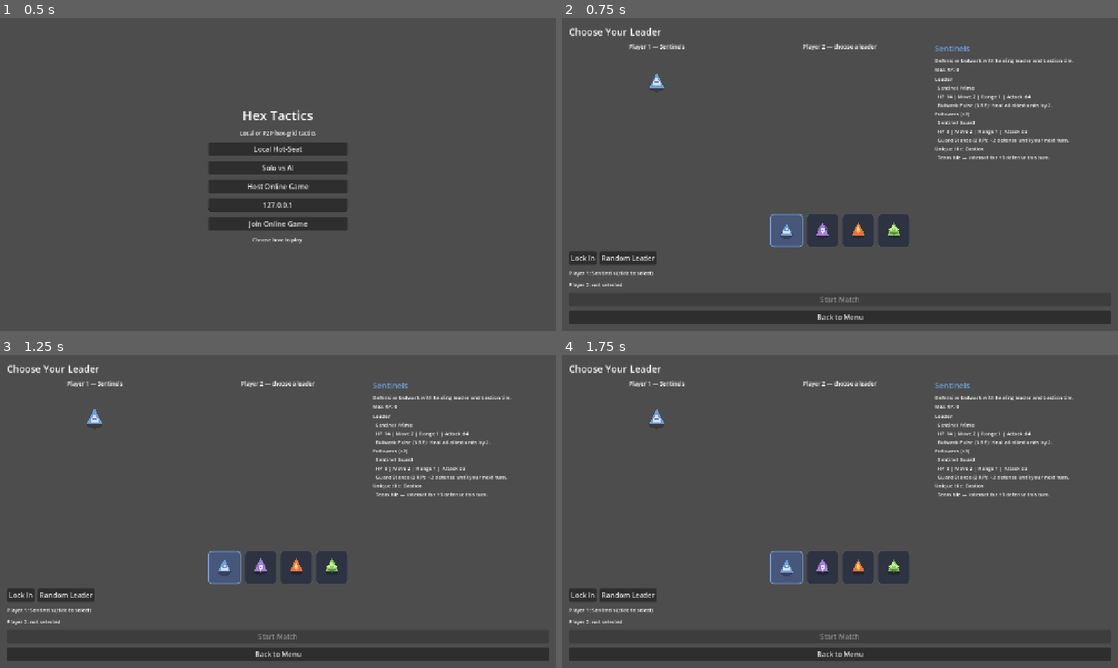
Above: before the commit, frames 1-4 (two rows, left to right).
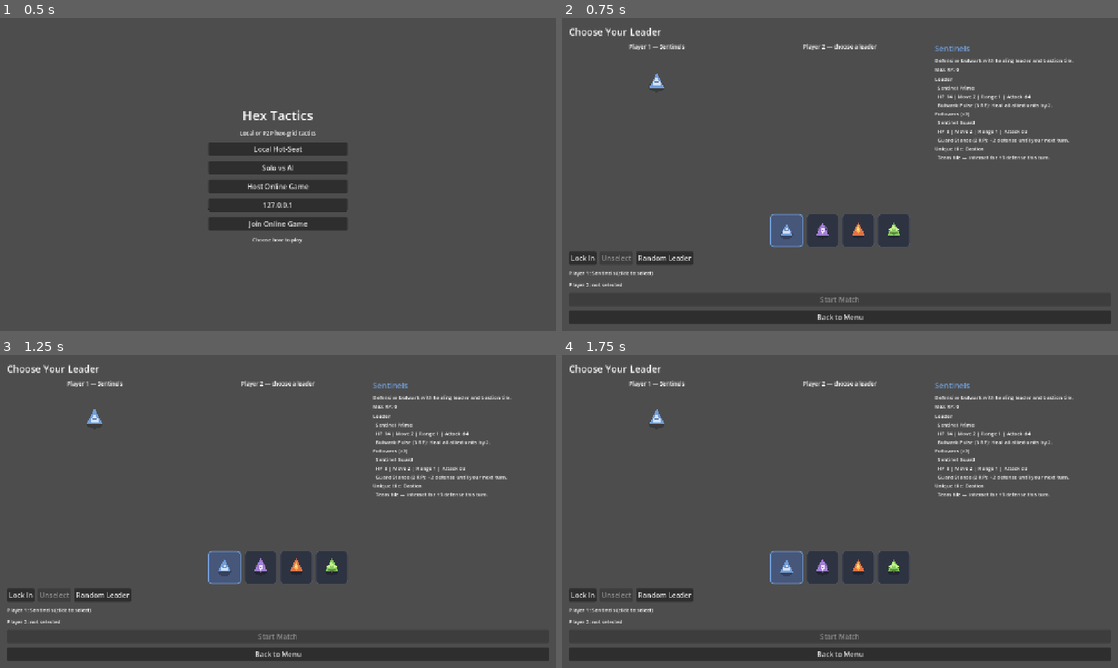
Above: after the commit, the same moments.

Repository: CorcoranQuinn/Hexpedition
Game: Godot game, scene res://scenes/main_menu.tscn
Same seed, same stepped clock (60 frames per second), same inputs: the game is played once before the commit and once after it.
Inputs (mouse positions are in pixels of both pictures, inside the frame that each line leads up to):
- Up to frame 1 (0.5 s): no input
- Up to frame 2 (0.75 s): click "Local Hot-Seat" at 0.5 s
- Up to frame 3 (1.25 s): no input
- Up to frame 4 (1.75 s): click (784, 567) at 1.27 s

Frame 1 is identical in both runs. In frame 2, 0.4% of the frame differs, in the area x 7-24%, y 74-79%; in frame 3, 0.4%; in frame 4, 0.4%.

Commit message:
Keep character select buttons visible and disable when unavailable.
Unselect and Start Match stay on screen from the start; greyed out until the player can use them.

Co-authored-by: Cursor <cursoragent@cursor.com>

Diff:
--- a/scenes/character_select.tscn
+++ b/scenes/character_select.tscn
@@ -129,7 +129,7 @@
 [node name="UnlockButton" type="Button" parent="Margin/Root/ActionRow"]
 unique_name_in_owner = true
 layout_mode = 2
-visible = false
+disabled = true
 text = "Unselect"
 
 [node name="RandomButton" type="Button" parent="Margin/Root/ActionRow"]
@@ -153,7 +153,6 @@
 unique_name_in_owner = true
 layout_mode = 2
 disabled = true
-visible = false
 text = "Start Match"
 
 [node name="BackButton" type="Button" parent="Margin/Root"]
--- a/scripts/ui/character_select.gd
+++ b/scripts/ui/character_select.gd
@@ -52,12 +52,12 @@
 		p2_status.text = "AI: random team on lock-in"
 		confirm_button.text = "Lock In"
 		confirm_button.tooltip_text = "Or double-click a leader icon."
-	elif GameState.match_mode == GameState.MatchMode.ONLINE_HOST:
-		start_button.visible = true
-	elif GameState.match_mode == GameState.MatchMode.ONLINE_CLIENT:
-		start_button.visible = false
-
-	confirm_button.tooltip_text = "Double-click a leader icon to lock in without starting."
+	else:
+		confirm_button.tooltip_text = "Double-click a leader icon to lock in without starting."
+
+
+func _can_local_player_start() -> bool:
+	return GameState.match_mode != GameState.MatchMode.ONLINE_CLIENT
 
 
 func _resolve_local_slot() -> void:
@@ -241,19 +241,12 @@
 func _refresh_action_buttons() -> void:
 	var control_slot: int = _get_control_slot()
 	var slot_locked: bool = _is_slot_locked(control_slot)
+	var all_locked: bool = GameState.all_teams_locked()
+
 	confirm_button.disabled = slot_locked or _teams.is_empty()
 	unlock_button.disabled = not slot_locked
-	unlock_button.visible = slot_locked
-
-	var all_locked: bool = GameState.all_teams_locked()
-	start_button.disabled = not all_locked
-
-	if GameState.is_solo():
-		start_button.visible = all_locked
-	elif GameState.match_mode == GameState.MatchMode.ONLINE_CLIENT:
-		start_button.visible = false
-	else:
-		start_button.visible = true
+	random_button.disabled = slot_locked
+	start_button.disabled = not all_locked or not _can_local_player_start()
 
 
 func _refresh_player_status() -> void:
